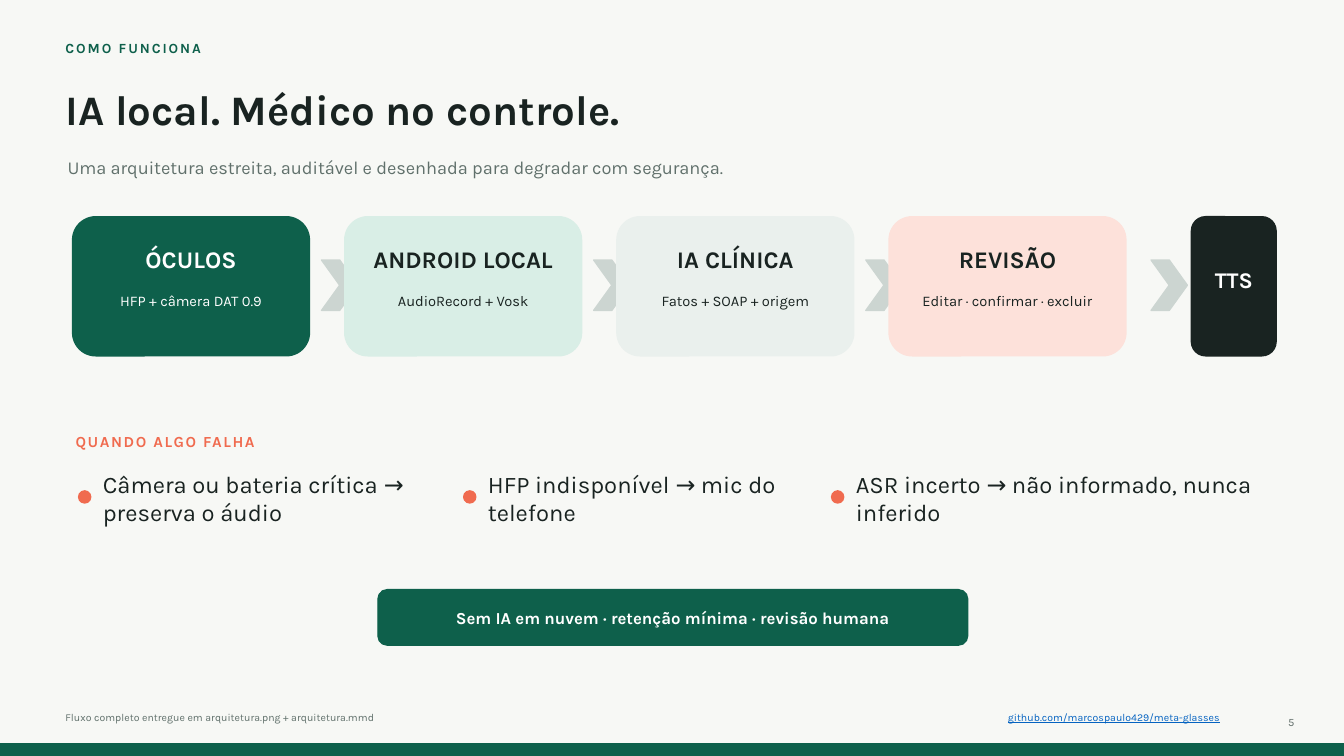
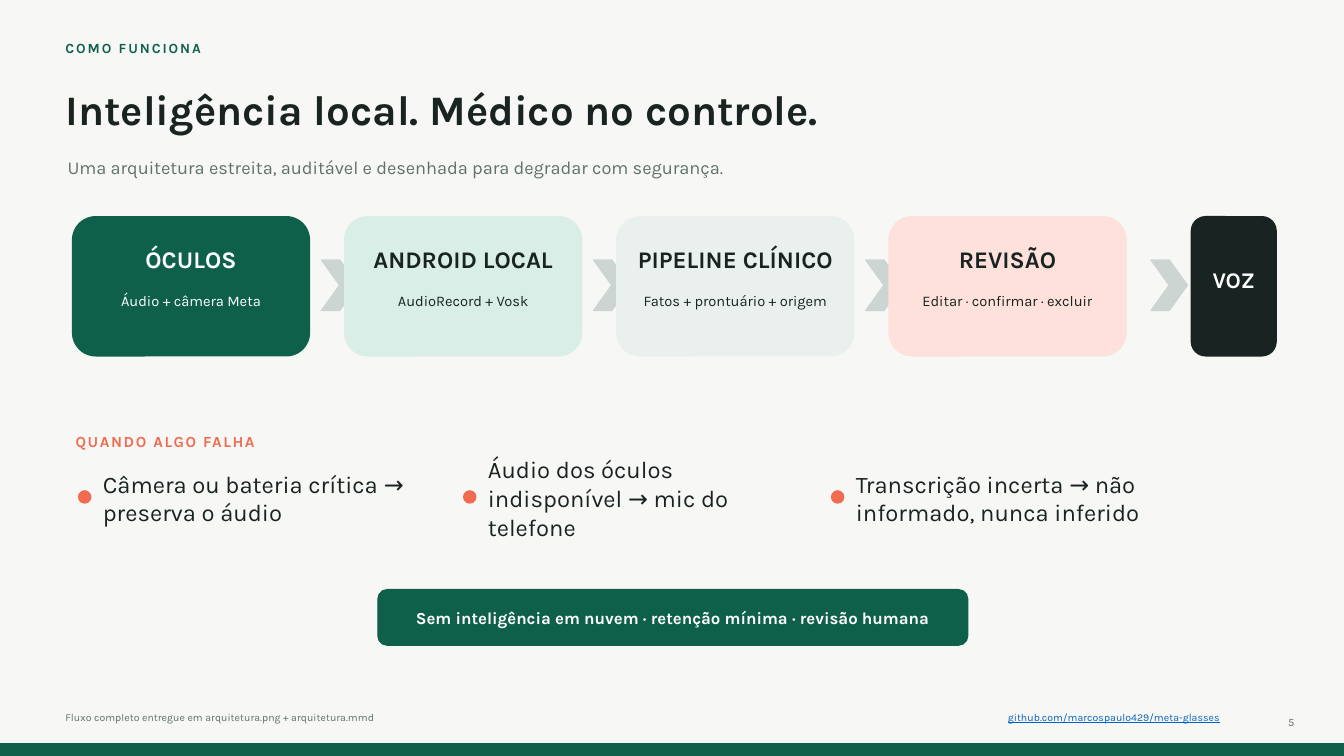
Before and after one commit to marcospaulo429/meta-glasses, a slide deck: slide 5 of docs/entrega/pitch/PITCH_AI_GLASSES_BRASIL.pptx. Drawn at 1344x756 pixels with LibreOffice and Linux fonts; fonts in the diff are those of the drawing. Boxes give left, top, right and bottom in pixels: in the first picture for what was removed or moved away, otherwise in the second. Text is boxed around its words. In the diff, an @@ line names an element or a change of style, - is before the commit and + after.

```diff
--- a/docs/entrega/pitch/PITCH_AI_GLASSES_BRASIL.pptx
+++ b/docs/entrega/pitch/PITCH_AI_GLASSES_BRASIL.pptx
@@ text at box(65, 92, 818, 136): text changed @@
-IA local. Médico no controle.
+Inteligência local. Médico no controle.
@@ text at box(638, 247, 833, 269): text changed @@
-IA CLÍNICA
+PIPELINE CLÍNICO
@@ text at box(121, 293, 260, 306): text changed @@
-HFP + câmera DAT 0.9
+Áudio + câmera Meta
@@ text at box(644, 295, 827, 310): text changed @@
-Fatos + SOAP + origem
+Fatos + prontuário + origem
@@ text at box(1213, 273, 1255, 289): text changed @@
-TTS
+VOZ
@@ text at box(488, 457, 728, 537): text changed @@
-HFP indisponível → mic do telefone
+Áudio dos óculos indisponível → mic do telefone
@@ text at box(856, 476, 1139, 524): text changed @@
-ASR incerto → não informado, nunca inferido
+Transcrição incerta → não informado, nunca inferido
@@ text at box(416, 611, 929, 628): text changed @@
-Sem IA em nuvem · retenção mínima · revisão humana
+Sem inteligência em nuvem · retenção mínima · revisão humana
```
Also in this commit, not shown: 3 other slides changed, 11 other files.
